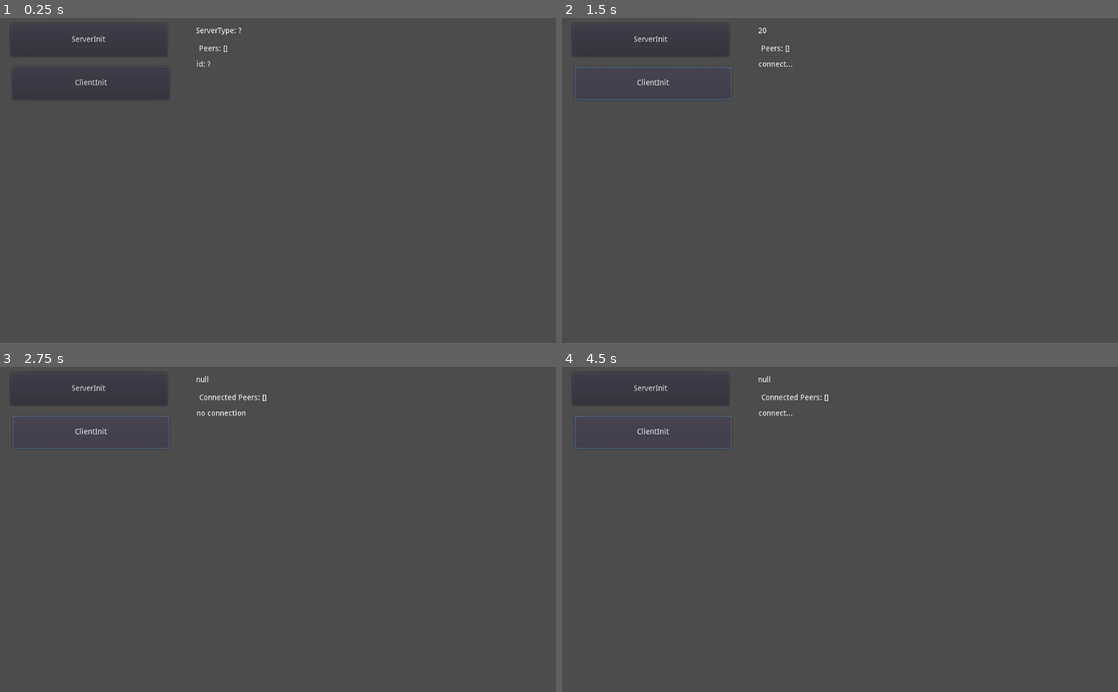
Above: before the commit, frames 1-4 (two rows, left to right).
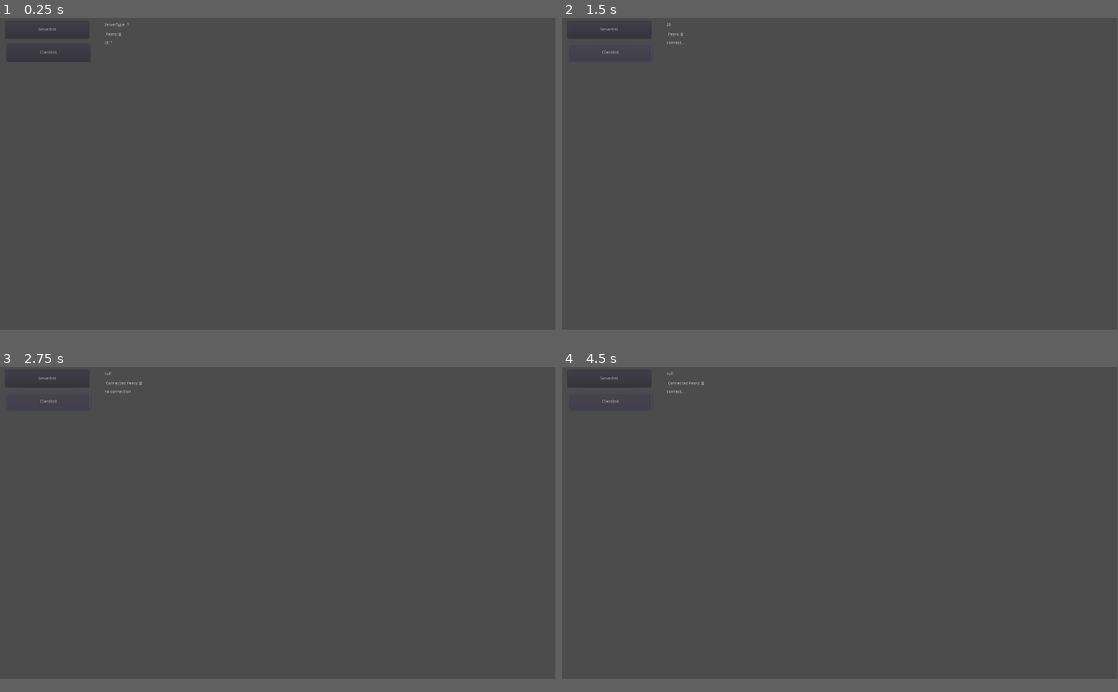
Above: after the commit, the same moments.

Repository: Nalleyer/NetInscryption
Game: Godot game, scene res://NetTest.tscn
Same seed, same stepped clock (60 frames per second), same inputs: the game is played once before the commit and once after it.
Inputs:
- Up to frame 1 (0.25 s): no input
- Up to frame 2 (1.5 s): click "ServerInit" at 0.5 s; click "ClientInit" at 1.25 s
- Up to frame 3 (2.75 s): click "ClientInit" at 2 s
- Up to frame 4 (4.5 s): click "ClientInit" at 2.75 s; tap Enter at 3.5 s; tap Space at 4.25 s
In our replay, the window is 800x468 before the commit and 799x449 after it. These sizes can differ from the game's own. Grey fills any space a smaller window leaves; there, only what the larger window draws over its background counts as a difference.

The runs differ from the first frame. In frame 1, 0.4% of the frame differs, in the area x 3-44%, y 1-25%; in frame 2, 0.5%; in frame 3, 0.6%, in the area x 1-48%, y 1-26%; in frame 4, 0.6%.

Commit message:
working

Diff:
--- /dev/null
+++ b/Card.gd
@@ -0,0 +1,16 @@
+extends Control
+class_name Card
+
+# Declare member variables here. Examples:
+# var a = 2
+# var b = "text"
+
+
+# Called when the node enters the scene tree for the first time.
+func _ready():
+	pass # Replace with function body.
+
+
+# Called every frame. 'delta' is the elapsed time since the previous frame.
+#func _process(delta):
+#	pass
--- /dev/null
+++ b/Card.tscn
@@ -0,0 +1,99 @@
+[gd_scene load_steps=4 format=2]
+
+[ext_resource path="res://CommonFont.tres" type="DynamicFont" id=1]
+[ext_resource path="res://icon.png" type="Texture" id=2]
+[ext_resource path="res://Card.gd" type="Script" id=3]
+
+[node name="Card" type="Control"]
+script = ExtResource( 3 )
+
+[node name="ColorRect" type="ColorRect" parent="."]
+margin_right = 239.0
+margin_bottom = 332.0
+color = Color( 0.717647, 0.717647, 0.717647, 1 )
+
+[node name="VBoxContainer" type="VBoxContainer" parent="."]
+margin_right = 239.0
+margin_bottom = 332.0
+
+[node name="Top" type="HBoxContainer" parent="VBoxContainer"]
+margin_right = 239.0
+margin_bottom = 28.0
+rect_min_size = Vector2( 0, 20 )
+
+[node name="Name" type="Label" parent="VBoxContainer/Top"]
+margin_right = 204.0
+margin_bottom = 28.0
+rect_min_size = Vector2( 0, 20 )
+size_flags_horizontal = 3
+custom_colors/font_color = Color( 0, 0, 0, 1 )
+custom_fonts/font = ExtResource( 1 )
+text = "卡片标题七个字"
+align = 1
+valign = 1
+
+[node name="Cost" type="Label" parent="VBoxContainer/Top"]
+margin_left = 208.0
+margin_right = 215.0
+margin_bottom = 28.0
+custom_colors/font_color = Color( 0, 0, 0, 1 )
+custom_fonts/font = ExtResource( 1 )
+text = "3"
+align = 1
+valign = 1
+
+[node name="HSplitContainer" type="HSplitContainer" parent="VBoxContainer/Top"]
+margin_left = 219.0
+margin_right = 239.0
+margin_bottom = 28.0
+rect_min_size = Vector2( 20, 0 )
+
+[node name="CardImage" type="CenterContainer" parent="VBoxContainer"]
+margin_top = 32.0
+margin_right = 239.0
+margin_bottom = 264.0
+size_flags_horizontal = 3
+size_flags_vertical = 3
+
+[node name="TextureRect" type="TextureRect" parent="VBoxContainer/CardImage"]
+margin_left = 87.0
+margin_top = 84.0
+margin_right = 151.0
+margin_bottom = 148.0
+texture = ExtResource( 2 )
+
+[node name="Bottom" type="HBoxContainer" parent="VBoxContainer"]
+margin_top = 268.0
+margin_right = 239.0
+margin_bottom = 332.0
+rect_min_size = Vector2( 0, 20 )
+
+[node name="Attack" type="Label" parent="VBoxContainer/Bottom"]
+margin_top = 18.0
+margin_right = 83.0
+margin_bottom = 46.0
+rect_min_size = Vector2( 0, 20 )
+size_flags_horizontal = 3
+custom_colors/font_color = Color( 0, 0, 0, 1 )
+custom_fonts/font = ExtResource( 1 )
+text = "3"
+align = 1
+valign = 1
+
+[node name="Mark0" type="TextureRect" parent="VBoxContainer/Bottom"]
+margin_left = 87.0
+margin_right = 151.0
+margin_bottom = 64.0
+texture = ExtResource( 2 )
+
+[node name="Hp" type="Label" parent="VBoxContainer/Bottom"]
+margin_left = 155.0
+margin_top = 18.0
+margin_right = 239.0
+margin_bottom = 46.0
+size_flags_horizontal = 3
+custom_colors/font_color = Color( 0, 0, 0, 1 )
+custom_fonts/font = ExtResource( 1 )
+text = "1"
+align = 1
+valign = 1
--- /dev/null
+++ b/CommonFont.tres
@@ -0,0 +1,8 @@
+[gd_resource type="DynamicFont" load_steps=2 format=2]
+
+[sub_resource type="DynamicFontData" id=1]
+font_path = "res://Silver.ttf"
+
+[resource]
+size = 24
+font_data = SubResource( 1 )
--- a/NetTest.gd
+++ b/NetTest.gd
@@ -10,114 +10,114 @@
 
 # Called when the node enters the scene tree for the first time.
 func _ready():
-    peer = NetworkedMultiplayerENet.new()
+	peer = NetworkedMultiplayerENet.new()
 
-    connect_net_signals()
+	connect_net_signals()
 
 func connect_net_signals():
-    get_tree().connect("network_peer_connected", self, "_on_peer_connected")
-    get_tree().connect("network_peer_disconnected", self,  "_on_peer_disconnected")
-    get_tree().connect("connection_failed", self, "_on_connect_failed")
-    get_tree().connect("connected_to_server", self, "_on_connect_server")
+	get_tree().connect("network_peer_connected", self, "_on_peer_connected")
+	get_tree().connect("network_peer_disconnected", self,  "_on_peer_disconnected")
+	get_tree().connect("connection_failed", self, "_on_connect_failed")
+	get_tree().connect("connected_to_server", self, "_on_connect_server")
 
 func update_peers_text():
-    var s = "Connected Peers: ["
-    for p in connected_peers:
-        s += str(p) + ","
-    $ConnectedPeers.text = s + "]"
+	var s = "Connected Peers: ["
+	for p in connected_peers:
+		s += str(p) + ","
+	$ConnectedPeers.text = s + "]"
 
 func update_server_type_text(connected: bool, err):
-    if err != null:
-        $ServerTypeLabel.text = str(err)
-        return
-    if connected:
-        $ServerTypeLabel.text = "Server?: %s" % [is_server()]
+	if err != null:
+		$ServerTypeLabel.text = str(err)
+		return
+	if connected:
+		$ServerTypeLabel.text = "Server?: %s" % [is_server()]
 
 func get_peer_id():
-    return get_tree().get_network_unique_id()
+	return get_tree().get_network_unique_id()
 
 func update_peer_id_text(err):
-    if err != null:
-        $PeerIdLabel.text = str(err)
-        return
-    else:
-        $PeerIdLabel.text = str(get_peer_id())
+	if err != null:
+		$PeerIdLabel.text = str(err)
+		return
+	else:
+		$PeerIdLabel.text = str(get_peer_id())
 
 func is_server():
-    return get_tree().is_network_server()
+	return get_tree().is_network_server()
 
 func _on_ServerInitButton_pressed():
-    var err = peer.create_server(10233, 1)
-    if err == OK:
-        get_tree().network_peer = peer
-        update_server_type_text(true, null)
-        $DisconnectButton.visible = true
-        $ClientInitButton.visible = false
-        $ServerInitButton.visible = false
-    else:
-        update_server_type_text(false, err)
-    update_peer_id_text(null)
+	var err = peer.create_server(10233, 1)
+	if err == OK:
+		get_tree().network_peer = peer
+		update_server_type_text(true, null)
+		$DisconnectButton.visible = true
+		$ClientInitButton.visible = false
+		$ServerInitButton.visible = false
+	else:
+		update_server_type_text(false, err)
+	update_peer_id_text(null)
 
 func _on_ClientInitButton_pressed():
-    var err = peer.create_client("127.0.0.1", 10233)
-    if err == OK:
-        get_tree().network_peer = peer
-        update_peer_id_text("connect...")
-        $ClientConnectTimer.start()
-    else:
-        update_server_type_text(false, err)
-        update_peer_id_text("no connection")
+	var err = peer.create_client("127.0.0.1", 10233)
+	if err == OK:
+		get_tree().network_peer = peer
+		update_peer_id_text("connect...")
+		$ClientConnectTimer.start()
+	else:
+		update_server_type_text(false, err)
+		update_peer_id_text("no connection")
 
 func _on_peer_connected(id):
-    print("%s con" % [id])
-    connected_peers.append(id)
-    update_peers_text()
+	print("%s con" % [id])
+	connected_peers.append(id)
+	update_peers_text()
 
 func _on_peer_disconnected(id):
-    print("%s dis" % [id])
-    connected_peers.erase(id)
-    update_peers_text()
-    if not is_server() and id == get_tree().get_network_unique_id():
-        $DisconnectButton.visible = false
+	print("%s dis" % [id])
+	connected_peers.erase(id)
+	update_peers_text()
+	if not is_server() and id == get_tree().get_network_unique_id():
+		$DisconnectButton.visible = false
 
 func _on_DisconnectButton_pressed():
-    var is_server = is_server()
-    peer.close_connection()
-    update_server_type_text(false, "null")
-    $DisconnectButton.visible = false
-    $ClientInitButton.visible = true
-    $ServerInitButton.visible = true
-    connected_peers = []
-    update_peers_text()
-    update_peer_id_text("null")
+	var is_server = is_server()
+	peer.close_connection()
+	update_server_type_text(false, "null")
+	$DisconnectButton.visible = false
+	$ClientInitButton.visible = true
+	$ServerInitButton.visible = true
+	connected_peers = []
+	update_peers_text()
+	update_peer_id_text("null")
 
 func _on_connect_failed():
-    printerr("connect to server failed")
-    connected_to_server = false
-    update_server_type_text(false, "null")
-    $DisconnectButton.visible = false
-    $ClientInitButton.visible = true
-    $ServerInitButton.visible = true
+	printerr("connect to server failed")
+	connected_to_server = false
+	update_server_type_text(false, "null")
+	$DisconnectButton.visible = false
+	$ClientInitButton.visible = true
+	$ServerInitButton.visible = true
 
 func _on_connect_server():
-    print("connected to server")
-    connected_to_server = true
-    $DisconnectButton.visible = true
-    $ClientInitButton.visible = false
-    $ServerInitButton.visible = false
-    update_server_type_text(true, null)
-    $ClientConnectTimer.stop()
-    update_peer_id_text(null)
-    update_peers_text()
+	print("connected to server")
+	connected_to_server = true
+	$DisconnectButton.visible = true
+	$ClientInitButton.visible = false
+	$ServerInitButton.visible = false
+	update_server_type_text(true, null)
+	$ClientConnectTimer.stop()
+	update_peer_id_text(null)
+	update_peers_text()
 
 
 func _on_ClientConnectTimer_timeout():
-    if not connected_to_server:
-        peer.close_connection()
-        update_server_type_text(false, "null")
-        $DisconnectButton.visible = false
-        $ClientInitButton.visible = true
-        $ServerInitButton.visible = true
-        connected_peers = []
-        update_peers_text()
-        update_peer_id_text("no connection")
+	if not connected_to_server:
+		peer.close_connection()
+		update_server_type_text(false, "null")
+		$DisconnectButton.visible = false
+		$ClientInitButton.visible = true
+		$ServerInitButton.visible = true
+		connected_peers = []
+		update_peers_text()
+		update_peer_id_text("no connection")
--- /dev/null
+++ b/mark/Mark.gd
@@ -0,0 +1,6 @@
+extends Resource
+
+class_name Mark
+
+func on_to_hand(owner: Card):
+	print("base")
--- /dev/null
+++ b/mark/fly.tres
@@ -0,0 +1,12 @@
+[gd_resource type="Resource" load_steps=2 format=2]
+
+[sub_resource type="GDScript" id=1]
+script/source = "extends Mark
+
+func on_to_hand(owner: Card):
+	print(\"fly mark\")
+	pass
+"
+
+[resource]
+script = SubResource( 1 )
--- a/project.godot
+++ b/project.godot
@@ -8,11 +8,32 @@
 
 config_version=4
 
+_global_script_classes=[ {
+"base": "Control",
+"class": "Card",
+"language": "GDScript",
+"path": "res://Card.gd"
+}, {
+"base": "Resource",
+"class": "Mark",
+"language": "GDScript",
+"path": "res://mark/Mark.gd"
+} ]
+_global_script_class_icons={
+"Card": "",
+"Mark": ""
+}
+
 [application]
 
 config/name="NetInscryption"
 run/main_scene="res://NetTest.tscn"
 config/icon="res://icon.png"
+
+[display]
+
+window/size/width=1920
+window/size/height=1080
 
 [physics]
 
Binary file added: Silver.ttf
